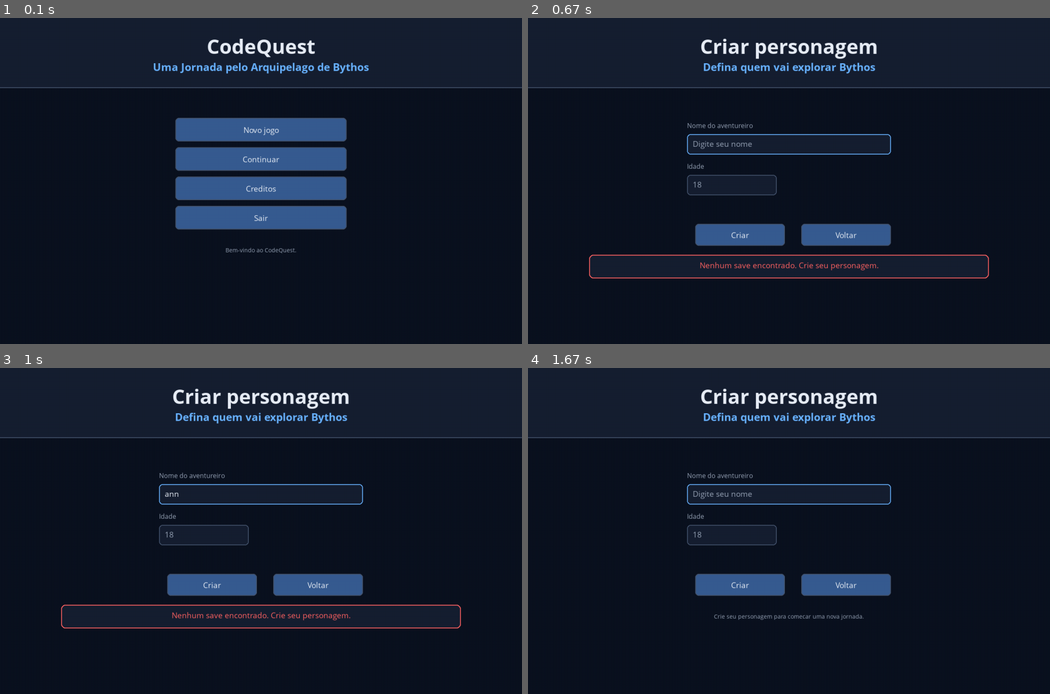
Above: before the commit, frames 1-4 (two rows, left to right).
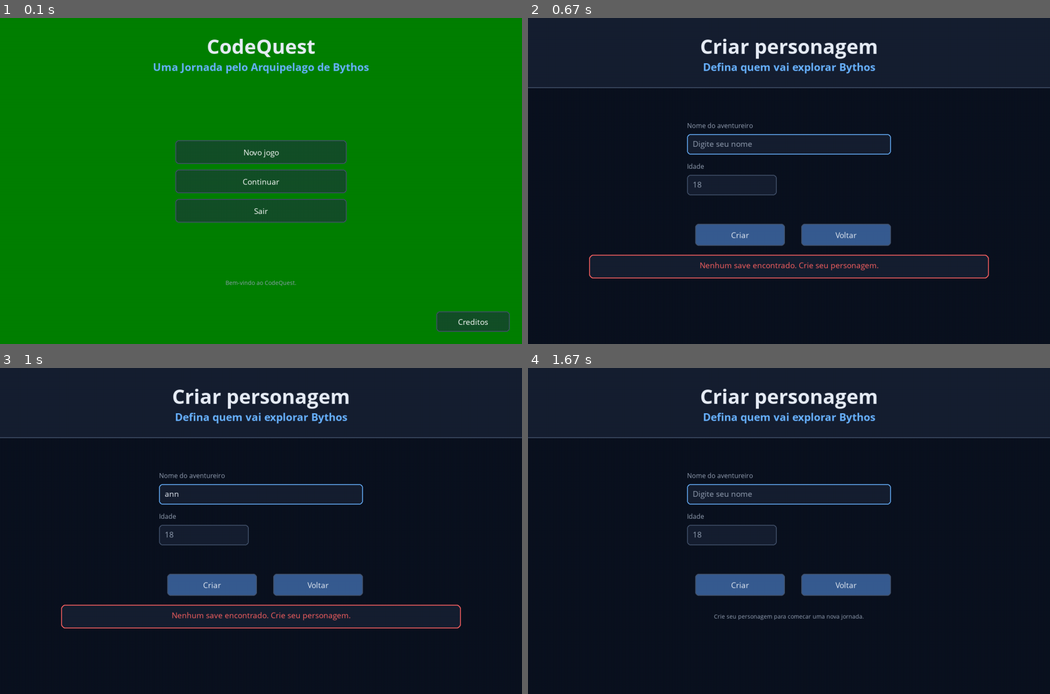
Above: after the commit, the same moments.

Repository: netojoseluizferreira-sys/CodeQuest
Game: pygame game, started from app.py
The game is run twice, just before and just after one commit, with the same random seed, the same clock (stepped at 60 frames per second) and the same inputs.
Inputs:
- Up to frame 1 (0.1 s): no input
- Up to frame 2 (0.67 s): click "Continuar" at 0.38 s
- Up to frame 3 (1 s): type "ann" at 0.67 s
- Up to frame 4 (1.67 s): tap Enter at 1 s; click "Voltar" at 1.27 s; click "Novo jogo" at 1.6 s

The runs differ from the first frame. In frame 1, 99% of the frame differs, in the area x 0-100%, y 0-100%; in frame 2, nothing differs; in frame 3, nothing differs; in frame 4, nothing differs.

Commit message:
feat: overhaul main menu visual layout
- Set new full-screen background image (`imagem_verde.jpeg`).
- Centralized buttons for 'Novo jogo', 'Continuar' and 'Sair'.
- Moved 'Creditos' button to bottom right corner.
- Inverted hover colors to green text with white background for menu buttons.

Co-authored-by: mayandersonalves2021-dev <280783060+mayandersonalves2021-dev@users.noreply.github.com>

Diff:
--- a/pygame_client/menu_app.py
+++ b/pygame_client/menu_app.py
@@ -59,6 +59,13 @@
         self.link_rect = None  # Adicionei a variavel para armazenar o retangulo do link
         self.btn_continuar_y = None  # Adicionei a variavel para armazenar o Y do botao continuar
 
+        # Carregando fundo verde do menu
+        try:
+            raw_bg = pygame.image.load("data/imagem_verde.jpeg")
+            self.bg_image = pygame.transform.scale(raw_bg, (WINDOW.width, WINDOW.height))
+        except Exception:
+            self.bg_image = None
+
     def run(self):
         """Executa o loop principal da aplicacao.
 
@@ -114,15 +121,34 @@
         Retorna:
             Lista de botoes de inicio.
         """
-        return self._botoes_centralizados(
+        # Alinhando botões no centro
+        botoes = self._botoes_centralizados(
             [
                 ("Novo jogo", self._novo_jogo),
                 ("Continuar", self._continuar),
-                ("Creditos", self._abrir_creditos),
                 ("Sair", self._sair),
             ],
-            y_inicial=245,
+            y_inicial=300,
         )
+
+        # Botão de Créditos no Canto Inferior Direito
+        btn_width = 180
+        btn_height = 50
+        x_creditos = WINDOW.width - btn_width - 30
+        y_creditos = WINDOW.height - btn_height - 30
+
+        # Inversão de cores hover para o botão de créditos também
+        botoes.append(Button(
+            pygame.Rect(x_creditos, y_creditos, btn_width, btn_height),
+            "Creditos",
+            self._abrir_creditos,
+            background=(20, 80, 40),
+            hover_background=(255, 255, 255),
+            text_color=(255, 255, 255),
+            hover_text_color=(20, 80, 40)
+        ))
+
+        return botoes
 
     def _botoes_criacao(self):
         """Monta botoes da criacao de personagem.
@@ -236,8 +262,23 @@
         largura = 420
         altura = 58
         x = (WINDOW.width - largura) // 2
+
+        # Inversão de cores hover para a tela inicial
+        cor_fundo_padrao = (20, 80, 40) # Fundo verde escuro/neon
+        cor_texto_padrao = (255, 255, 255) # Branco
+        cor_fundo_hover = (255, 255, 255) # Fundo branco no hover
+        cor_texto_hover = (20, 80, 40) # Texto verde no hover
+
         return [
-            Button(pygame.Rect(x, y_inicial + (indice * 72), largura, altura), texto, acao)
+            Button(
+                pygame.Rect(x, y_inicial + (indice * 72), largura, altura),
+                texto,
+                acao,
+                background=cor_fundo_padrao,
+                hover_background=cor_fundo_hover,
+                text_color=cor_texto_padrao,
+                hover_text_color=cor_texto_hover
+            )
             for indice, (texto, acao) in enumerate(itens)
         ]
 
@@ -403,7 +444,11 @@
         Retorna:
             None.
         """
-        self.screen.fill(PALETTE.background)
+        if self.screen_name == "start" and self.bg_image:
+            self.screen.blit(self.bg_image, (0, 0))
+        else:
+            self.screen.fill(PALETTE.background)
+
         if self.screen_name == "start":
             self._renderizar_inicio()
         elif self.screen_name == "create":
@@ -435,8 +480,10 @@
         Retorna:
             None.
         """
-        self._desenhar_cabecalho("CodeQuest", "Uma Jornada pelo Arquipelago de Bythos")
-        self._desenhar_status(570)
+        # Posicionamento do Título e Frase
+        desenhar_texto_centralizado(self.screen, "CodeQuest", self.font_title, PALETTE.text, 68)
+        desenhar_texto_centralizado(self.screen, "Uma Jornada pelo Arquipelago de Bythos", self.font_subtitle, PALETTE.accent, 120)
+        self._desenhar_status(650)
 
     def _renderizar_criacao(self):
         """Renderiza a tela de criacao de personagem.
@@ -595,6 +642,7 @@
         Retorna:
             None.
         """
+        self.link_rect = None  # Evita clique fantasma em botoes de link que sumiram
         exercicio = self._exercicio_atual()
         numero = self.exercicio_indice + 1
         total = len(segmento["exercicios"])
--- a/pygame_client/ui.py
+++ b/pygame_client/ui.py
@@ -46,6 +46,7 @@
     background: tuple[int, int, int] | None = None
     hover_background: tuple[int, int, int] | None = None
     text_color: tuple[int, int, int] = PALETTE.text
+    hover_text_color: tuple[int, int, int] | None = None
 
     def draw(self, screen, font, mouse_pos):
         """Desenha o botao na tela.
@@ -60,11 +61,15 @@
         """
         hovered = self.rect.collidepoint(mouse_pos)
         if hovered:
-            pygame.mouse.set_cursor(pygame.SYSTEM_CURSOR_HAND)  # Mudando cursor para mãozinha
+            # Lógica do cursor de mãozinha
+            pygame.mouse.set_cursor(pygame.SYSTEM_CURSOR_HAND)
 
         background = self.background or PALETTE.primary
         hover_background = self.hover_background or PALETTE.primary_hover
         color = hover_background if hovered else background
+
+        texto_color_final = (self.hover_text_color if self.hover_text_color else self.text_color) if hovered else self.text_color
+
         pygame.draw.rect(screen, color, self.rect, border_radius=8)
         pygame.draw.rect(screen, PALETTE.border, self.rect, width=2, border_radius=8)
 
@@ -73,7 +78,7 @@
         y = self.rect.centery - ((len(linhas) * linha_altura) // 2)
 
         for linha in linhas:
-            label = font.render(linha, True, self.text_color)
+            label = font.render(linha, True, texto_color_final)
             label_rect = label.get_rect(center=(self.rect.centerx, y + linha_altura // 2))
             screen.blit(label, label_rect)
             y += linha_altura
Binary file added: data/imagem_verde.jpeg
